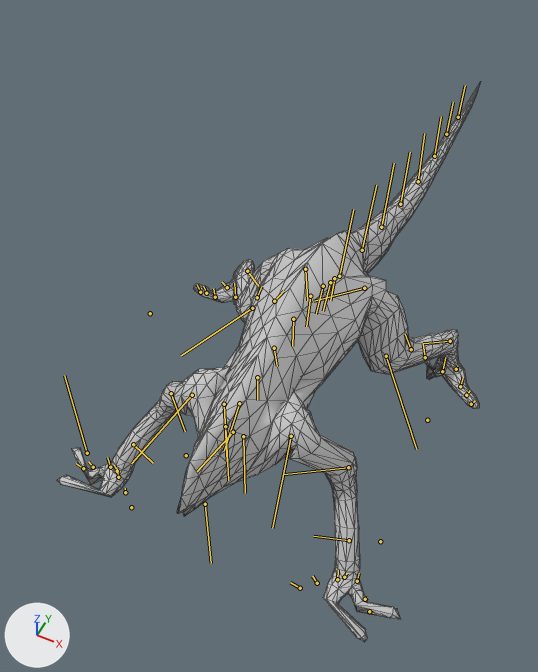
The FBX model projetJam/Assets/Mesh/BodyIdle.FBX as it was, and as the next commit left it.
One viewpoint serves both versions: a 50 mm lens placed at (58.0, -124.0, 198.0), pointed at (-18.0, 28.0, 8.0). Arrows for +X, +Y and +Z are at lower left; the lights stay in place. Both versions are drawn at frame 31 of the action 'Take 001'; the numbers are the values there. The bones that bend it are drawn over the model as lines. Mesh edges are drawn as thin lines.

Names of what the first picture shows: 'lizard_body'.
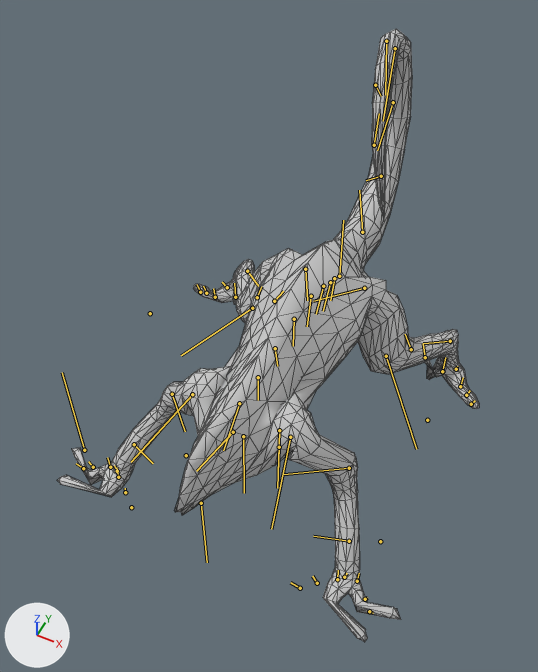
Location of each change, (x1, y1, x2, y2) in pixels of the pictures (538 x 672 px):
'lizard_body', posed (10% taller)
    before: (57, 83, 480, 642)
    after: (57, 29, 479, 642)
bone 'LizardTail1', root to tip
    before: (339, 276) to (353, 209)
    after: (339, 276) to (343, 220)
bone 'LizardTail2', root to tip
    before: (362, 250) to (376, 185)
    after: (362, 232) to (359, 190)
bone 'LizardTail3', root to tip
    before: (381, 227) to (394, 163)
    after: (381, 176) to (366, 180)
bone 'LizardTail4', root to tip
    before: (400, 204) to (410, 152)
    after: (393, 102) to (377, 150)
bone 'LizardTail5', root to tip
    before: (418, 181) to (424, 133)
    after: (395, 48) to (383, 121)
bone 'LizardTail6', root to tip
    before: (434, 156) to (441, 116)
    after: (386, 41) to (385, 95)
bone 'LizardTail7', root to tip
    before: (446, 134) to (453, 102)
    after: (375, 85) to (381, 96)
bone 'LizardTail8', root to tip
    before: (458, 117) to (465, 85)
    after: (374, 145) to (379, 113)

What the commit changed:
Bone 'LizardTail1' (bone_lizardtail1) turns from (0, 0, 2) to (-1, 2, 19) degrees about its own x, y and z.
Bone 'LizardTail2' (bone_lizardtail2) turns from (0, 0, 2) to (0, 3, 20) degrees about its own x, y and z.
Bone 'LizardTail3' (bone_lizardtail3) turns from (0, 0, -13) to (1, 1, 25) degrees about its own x, y and z.
Bone 'LizardTail4' (bone_lizardtail4) turns from (0, 0, -14) to (3, 0, 24) degrees about its own x, y and z.
Bone 'LizardTail5' (bone_lizardtail5) turns from (0, 1, -9) to (2, -3, 30) degrees about its own x, y and z.
Bone 'LizardTail6' (bone_lizardtail6) turns from (0, 0, -7) to (0, -3, 32) degrees about its own x, y and z.
Bone 'LizardTail7' (bone_lizardtail7) turns from (0, 0, -9) to (1, -2, 31) degrees about its own x, y and z.
Bone 'LizardTail8' (bone_lizardtail8) turns from (0, 0, -8) to (-2, -1, 32) degrees about its own x, y and z.
